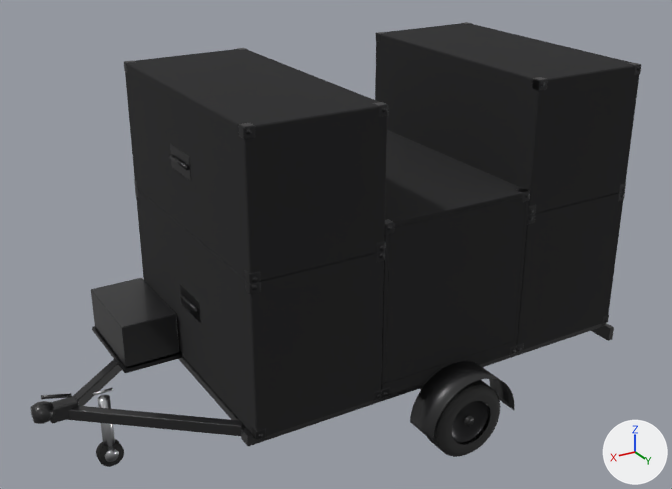
Before and after pictures for a commit that changed the glTF model trailer/speaker_trailer_70.glb.
Before and after are seen from a 50 mm camera at (3.18, 3.95, 2.45) aimed at (1.2, 0.64, 0.8). The lights are fixed; the arrows at lower right show +X, +Y and +Z. The picture after the commit comes second. Where no turn or scale is listed for an object, it has been applied to the vertices. Vertices at exactly the same position are counted once.

Names of what the first picture shows: 'C_back', 'C_plinth', 'C_top_plate', 'L_sub', 'L_top', 'L_top_corner.007', 'R_sub', 'R_top', 'chassis_rail.001', 'drawbar.001', 'fog_machine', 'mudguard.001', 'tyre.001' and 38 more.
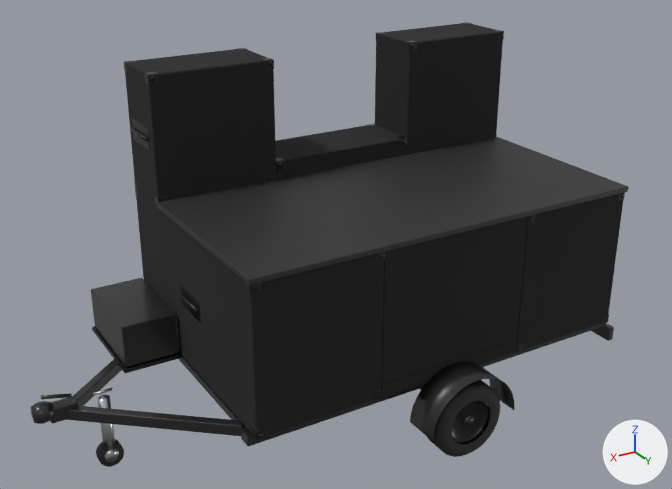
Changed parts and their boxes (x1, y1, x2, y2) in the pictures (672 x 489 px; the box of a moved part takes in the faces that stretch with it):
'R_top', reshaped (42% narrower, 33% shorter): before (125, 49, 387, 281); after (125, 49, 276, 203)
'L_top', reshaped (52% narrower, 31% shorter): before (375, 23, 640, 213); after (375, 23, 503, 153)
'desk_top', added (black): after (156, 137, 629, 285)
'L_top_corner.007', moved: before (532, 77, 547, 91); after (405, 40, 417, 52)
part 1 of me_c_top_plate, moved or reshaped: before (385, 130, 523, 227); after (275, 125, 401, 163)
'C_back', unchanged, covered by the edit: before (386, 197, 526, 383); after (280, 143, 404, 179)
'C_rear', unchanged, uncovered by the edit: after (381, 217, 527, 383)

Patch to the scene script:
```diff
--- a/trailer/speaker_trailer_70.glb.py
+++ b/trailer/speaker_trailer_70.glb.py
@@ mat_desk_black_hpl @@
+mat_desk_black_hpl = principled_material('desk_black_hpl')
+mat_desk_black_hpl.base_color = (0.025, 0.025, 0.026)  # black #2c2c2d
+mat_desk_black_hpl.roughness = 0.55
@@ me_c_top_plate @@
 # used by ob_c_top_plate; location = (0.0, 0.0, 0.0)
-me_c_top_plate.from_pydata(...)  # 96 vertices, 188 faces; spans x 0.58..1.31, y 0.0..1.2, z 1.09..1.11
+me_c_top_plate.from_pydata(...)  # 96 vertices, 188 faces; spans x 0.58..1.31, y 0.0..0.3, z 1.09..1.11
+# me_c_top_plate part 1: all 48 vertices in x 0.58..1.31, y 1.196..1.2, z 1.09..1.11 are moved by (0.0, -0.9, 0.0)
 me_c_top_plate.materials.append(mat_tolex)
@@ me_l_top @@
 # used by ob_l_top; location = (0.0, 0.0, 0.0)
-me_l_top.from_pydata(...)  # 352 vertices, 700 faces; spans x 0.0..0.58, y 0.0..1.2, z 1.0..1.58
+me_l_top.from_pydata(...)  # 352 vertices, 700 faces; spans x 0.0..0.58, y 0.0..0.3, z 1.0..1.58
+# me_l_top part 2: all 76 vertices in x 0.0..0.58, y 1.192..1.2, z 1.0..1.58 are moved by (0.0, -0.9, 0.0)
 me_l_top.materials.append(mat_tolex)
@@ me_l_top_corner_007 @@
 # used by ob_l_top_corner_007; location = (0.002, 0.002, 0.002)
-me_l_top_corner_007.from_pydata(...)  # 96 vertices, 188 faces; spans x 0.535..0.58, y 1.155..1.2, z 1.5351..1.5801
+me_l_top_corner_007.from_pydata(...)  # 96 vertices, 188 faces; spans x 0.535..0.58, y 0.255..0.3, z 1.5351..1.5801
+# me_l_top_corner_007 part 3: the whole mesh is moved by (0.0, -0.9, 0.0)
 me_l_top_corner_007.materials.append(mat_dark_steel)
@@ me_r_top @@
 # used by ob_r_top; location = (0.0, 0.0, 0.0)
-me_r_top.from_pydata(...)  # 352 vertices, 700 faces; spans x 1.31..1.89, y 0.0..1.2, z 1.0..1.58
+me_r_top.from_pydata(...)  # 352 vertices, 700 faces; spans x 1.31..1.89, y 0.0..0.3, z 1.0..1.58
+# me_r_top part 4: all 76 vertices in x 1.31..1.89, y 1.192..1.2, z 1.0..1.58 are moved by (0.0, -0.9, 0.0)
 me_r_top.materials.append(mat_tolex)
@@ me_desk_top @@
+me_desk_top.from_pydata(...)  # 96 vertices, 188 faces; spans x -0.01..1.9, y 0.3..1.21, z 1.0..1.03
+me_desk_top.materials.append(mat_desk_black_hpl)  # black #2c2c2d
@@ ob_desk_top @@
+ob_desk_top = bpy.data.objects.new('desk_top', me_desk_top)
+ob_desk_top.location = (0.0, 0.0, 0.0)
```
